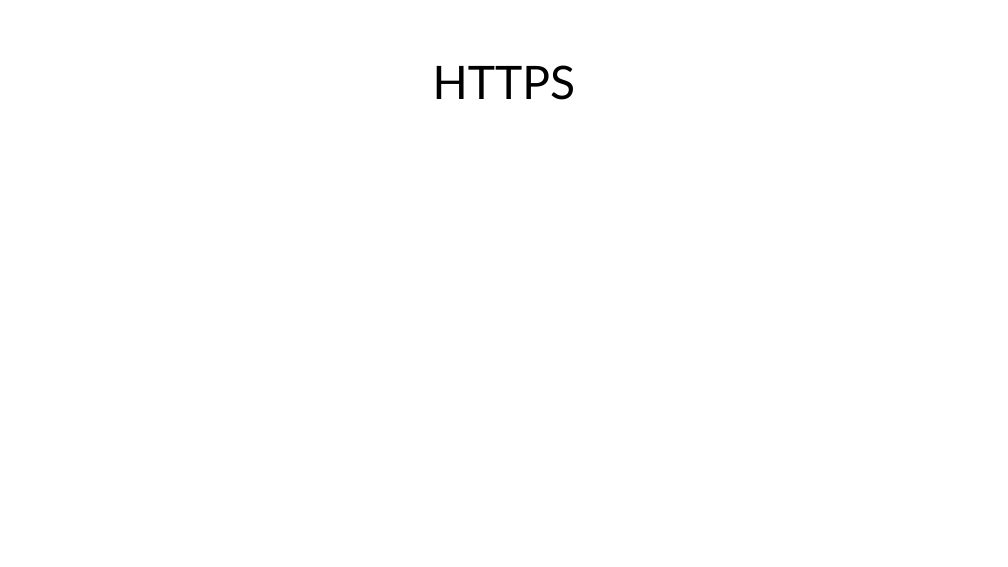
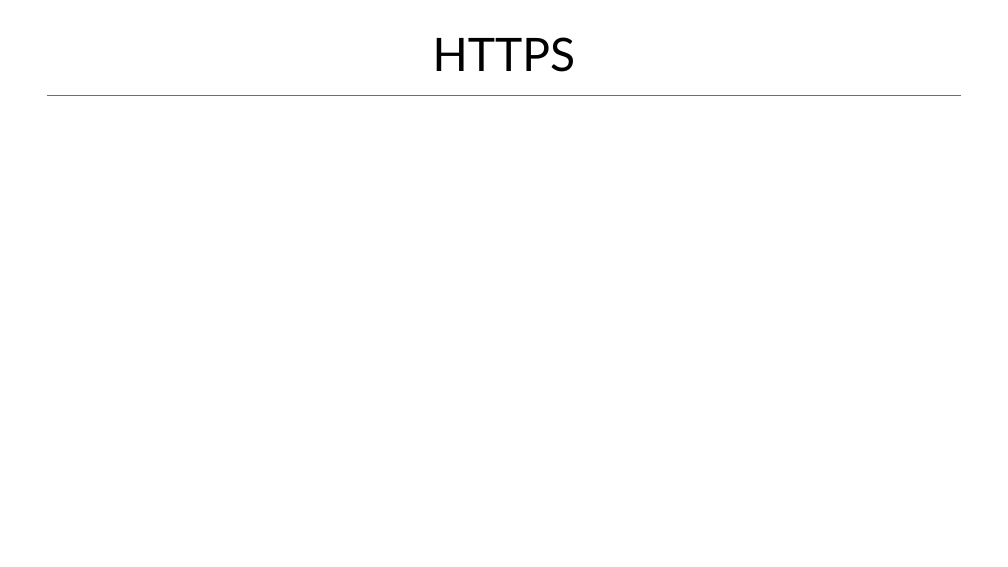
Before and after one commit to Garnik94/Levelup_presentations, a slide deck: slide 31 of Http/Http_presentation.pptx. Drawn at 1008x567 pixels with LibreOffice and Linux fonts; fonts in the diff are those of the drawing. Boxes give left, top, right and bottom in pixels: in the first picture for what was removed or moved away, otherwise in the second. Text is boxed around its words. In the diff, an @@ line names an element or a change of style, - is before the commit and + after.

```diff
--- a/Http/Http_presentation.pptx
+++ b/Http/Http_presentation.pptx
@@ title "HTTPS": place and size @@
-title "HTTPS" at <box>433,65,576,100</box>
+title "HTTPS" at <box>433,37,576,72</box>
@@ line added from (47, 95) to (961, 95), #4472C4 1.5 pt @@
```
Also in this commit, not shown: 4 other slides changed, 2 slides added, 2 slides removed, 2 other files.
